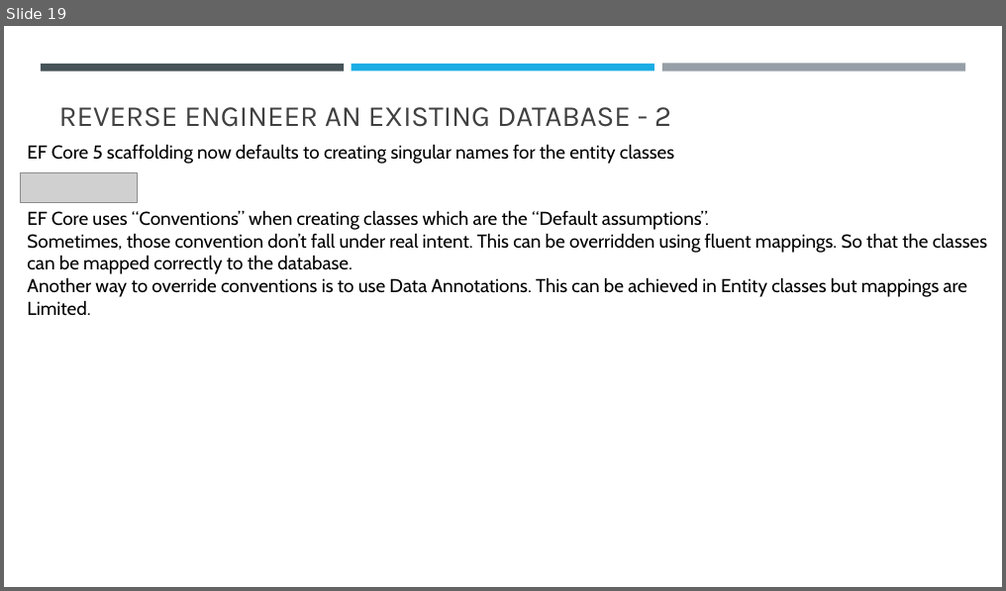
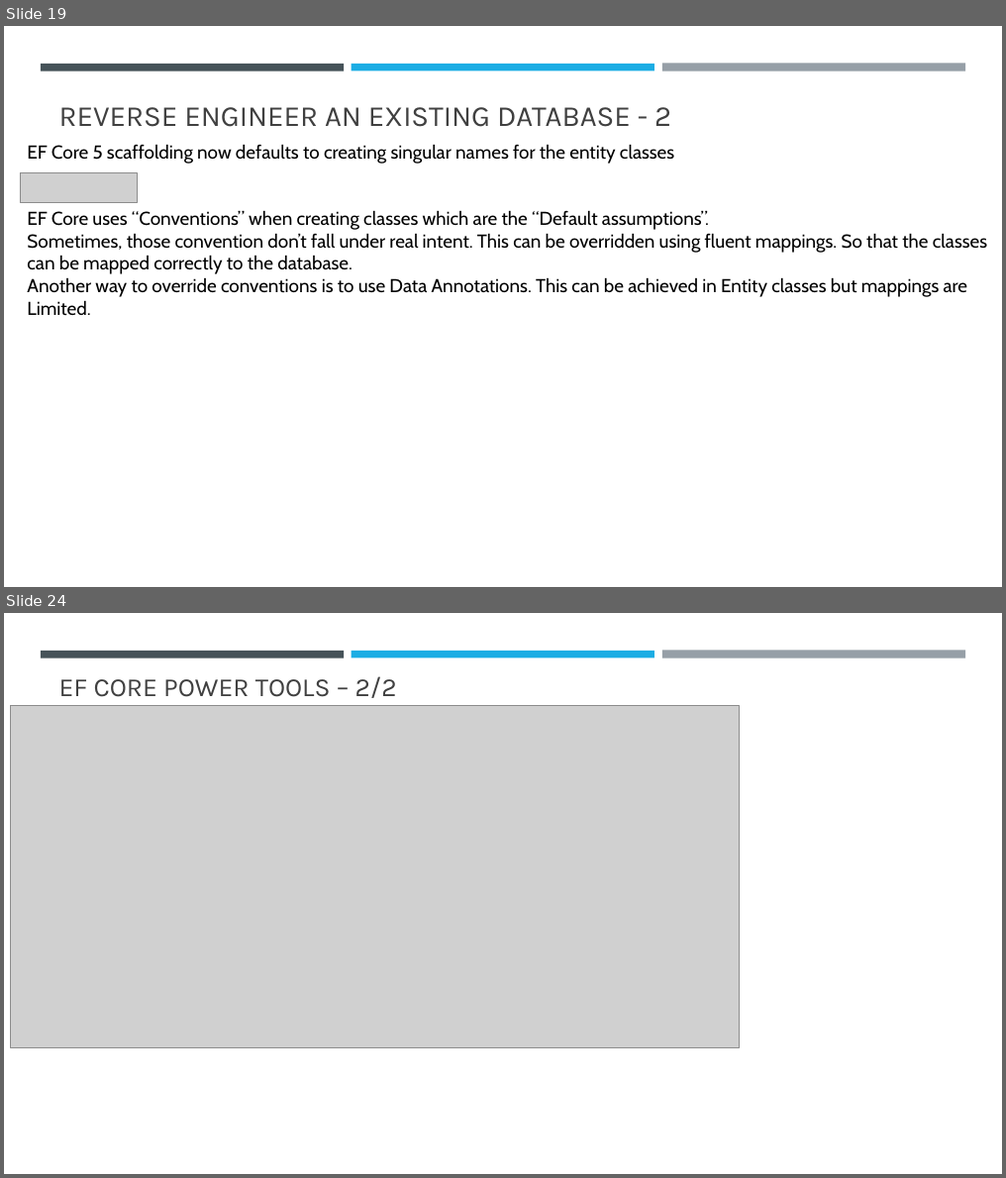
Before and after one commit to sansindia85/AzurePostgreSQL, a slide deck: Presentation/AzurePostgreSQl.pptx. Shown one above the other, each under a label of ours: slide 19 before the commit, slides 19 and 24 after it; the slides between them are not shown. The pictures are 1006x591 and 1006x1178 pixels, drawn with LibreOffice and Linux fonts; fonts in the diff are those of the drawing; grey boxes stand for pictures. Boxes give left, top, right and bottom in pixels: in the first picture for what was removed or moved away, otherwise in the second. Text is boxed around its words. In the diff, an @@ line names an element or a change of style, - is before the commit and + after.

```diff
--- a/Presentation/AzurePostgreSQl.pptx
+++ b/Presentation/AzurePostgreSQl.pptx
@@ slide 24 added at (x1=4, y1=613, x2=1002, y2=1174), background #FFFFFF; not listed: 3 template elements that a slide beside it also shows @@
@@ title added at (x1=59, y1=676, x2=397, y2=698), 25.2 pt, text #404040 @@
+EF CORE POWER TOOLS – 2/2
@@ picture added at (x1=10, y1=706, x2=740, y2=1048) @@
```
Also in this commit, not shown: 4 other slides added, 30 other files.
